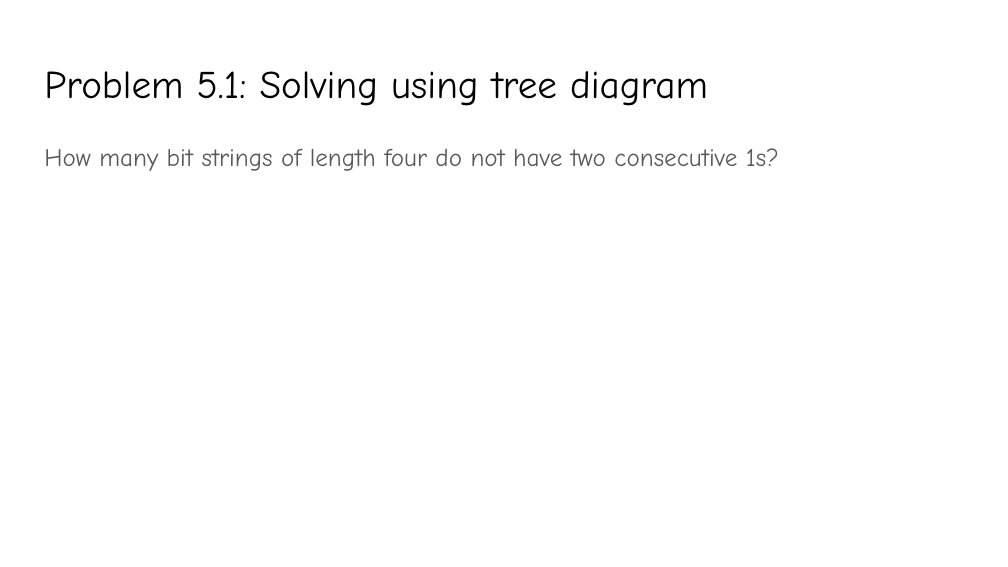
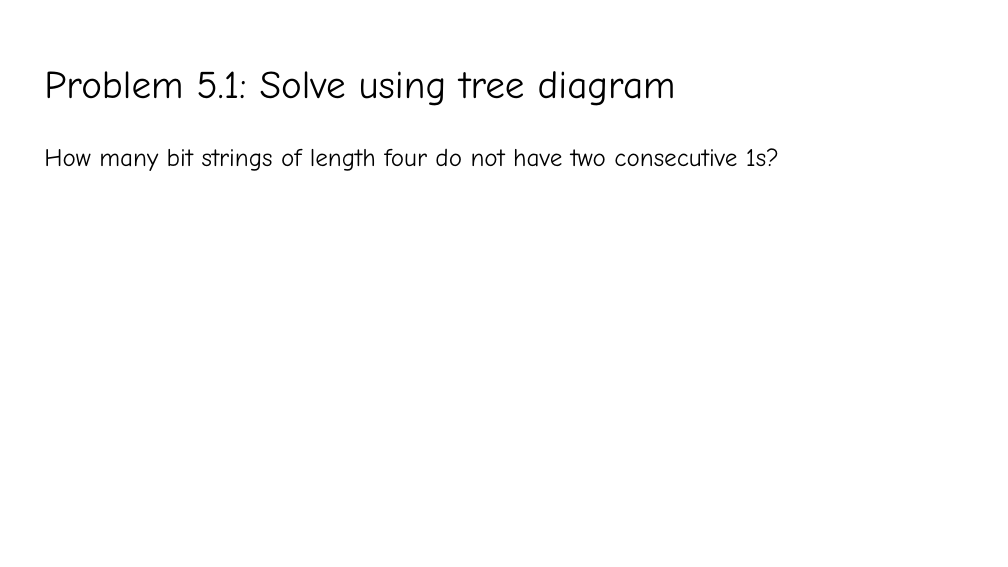
Before and after one commit to YeasirRayhanPrince/yeasirrayhanprince.github.io, a slide deck: slide 18 of cse106/slides/Lecture7.pptx. Drawn at 1008x567 pixels with LibreOffice and Linux fonts; fonts in the diff are those of the drawing. Boxes give left, top, right and bottom in pixels: in the first picture for what was removed or moved away, otherwise in the second. Text is boxed around its words. In the diff, an @@ line names an element or a change of style, - is before the commit and + after.

```diff
--- a/cse106/slides/Lecture7.pptx
+++ b/cse106/slides/Lecture7.pptx
@@ title at <box>44,71,676,106</box>: text changed @@
-Problem 5.1: Solving using tree diagram
+Problem 5.1: Solve using tree diagram
@@ text "How many bit strings of ..." at <box>44,148,779,171</box>: text colour #595959 to #000000 @@
```
Also in this commit, not shown: 16 other slides changed, 3 slides added, 1 other file.
